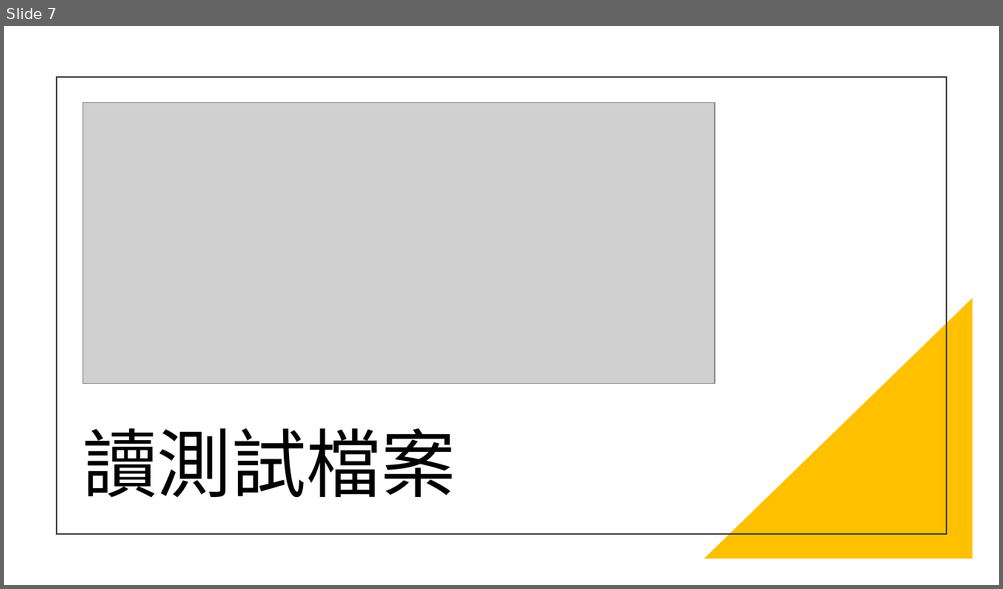
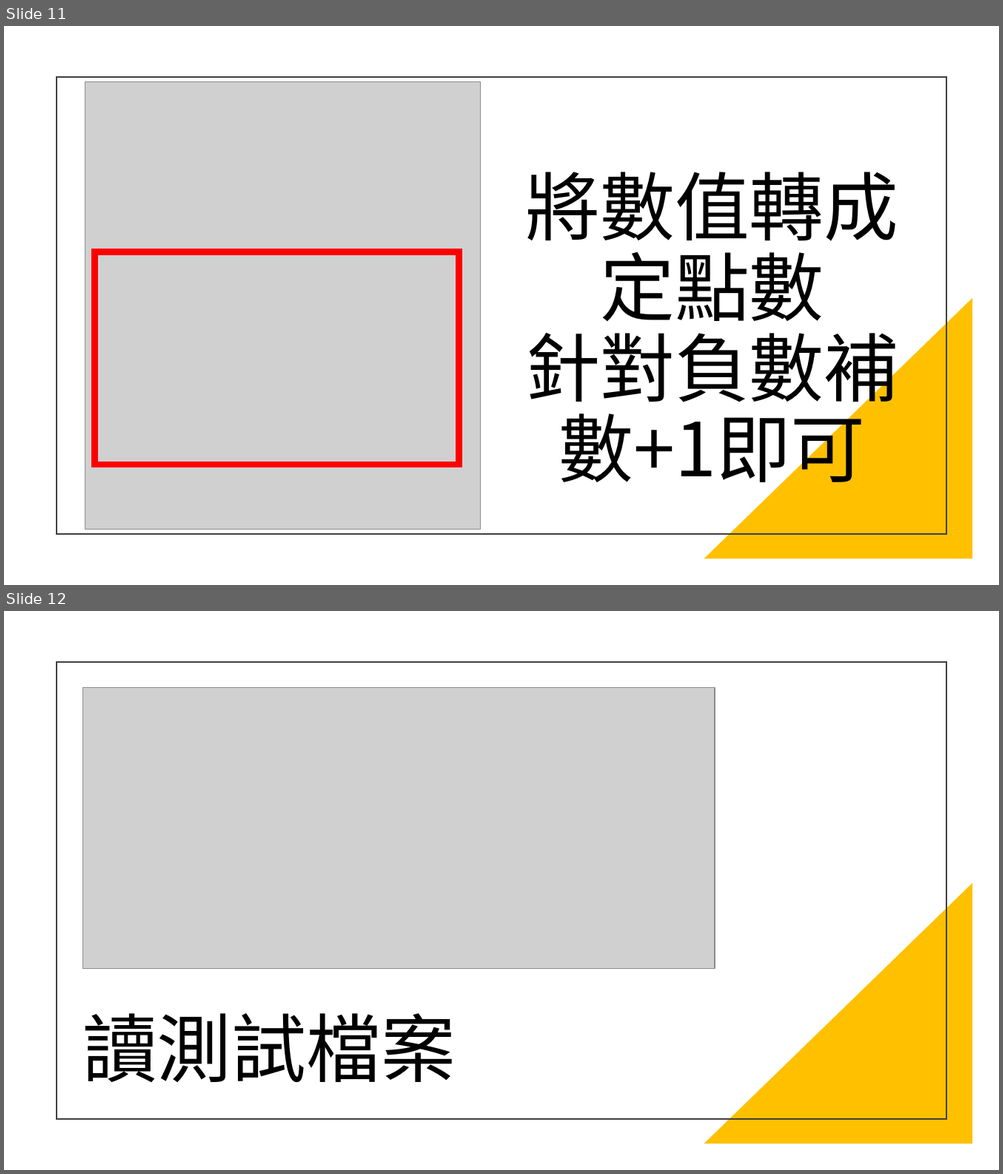
Before and after one commit to kerong2002/111-practices-of-digtal-system-design, a slide deck: 20221027/Cordic/Cordic報告.pptx. Shown one above the other, each under a label of ours: slide 7 before the commit, slides 11 and 12 after it. The pictures are 1003x589 and 1003x1174 pixels, drawn with LibreOffice and Linux fonts; fonts in the diff are those of the drawing; grey boxes stand for pictures. Boxes give left, top, right and bottom in pixels: in the first picture for what was removed or moved away, otherwise in the second. Text is boxed around its words. In the diff, an @@ line names an element or a change of style, - is before the commit and + after.

```diff
--- a/20221027/Cordic/Cordic報告.pptx
+++ b/20221027/Cordic/Cordic報告.pptx
@@ slide 11 added at (x1=4, y1=26, x2=999, y2=585), background #FFFFFF @@
@@ rectangle added at (x1=57, y1=77, x2=946, y2=534), outline #404040 1.5 pt @@
@@ picture added at (x1=85, y1=82, x2=480, y2=530) @@
@@ text added at (x1=526, y1=172, x2=899, y2=495), 72 pt, text #000000 @@
+將數值轉成定點數
+針對負數補數+1即可
@@ rectangle added at (x1=95, y1=252, x2=459, y2=465), outline #FF0000 6 pt @@
@@ right triangle added at (x1=704, y1=298, x2=973, y2=560), fill #FFC000 @@
@@ what was slide 7 is now slide 12 @@
```
Also in this commit, not shown: 6 other slides added.
